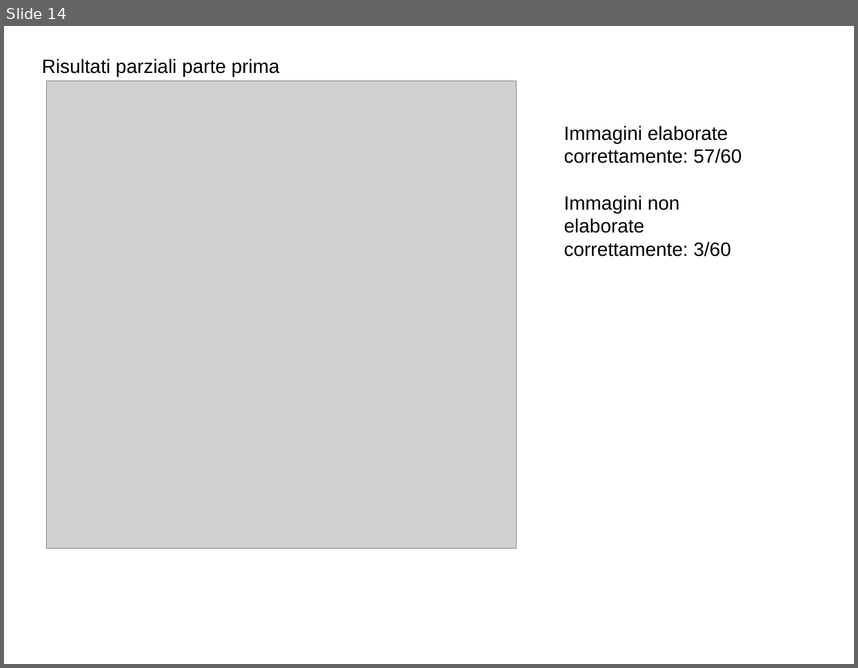
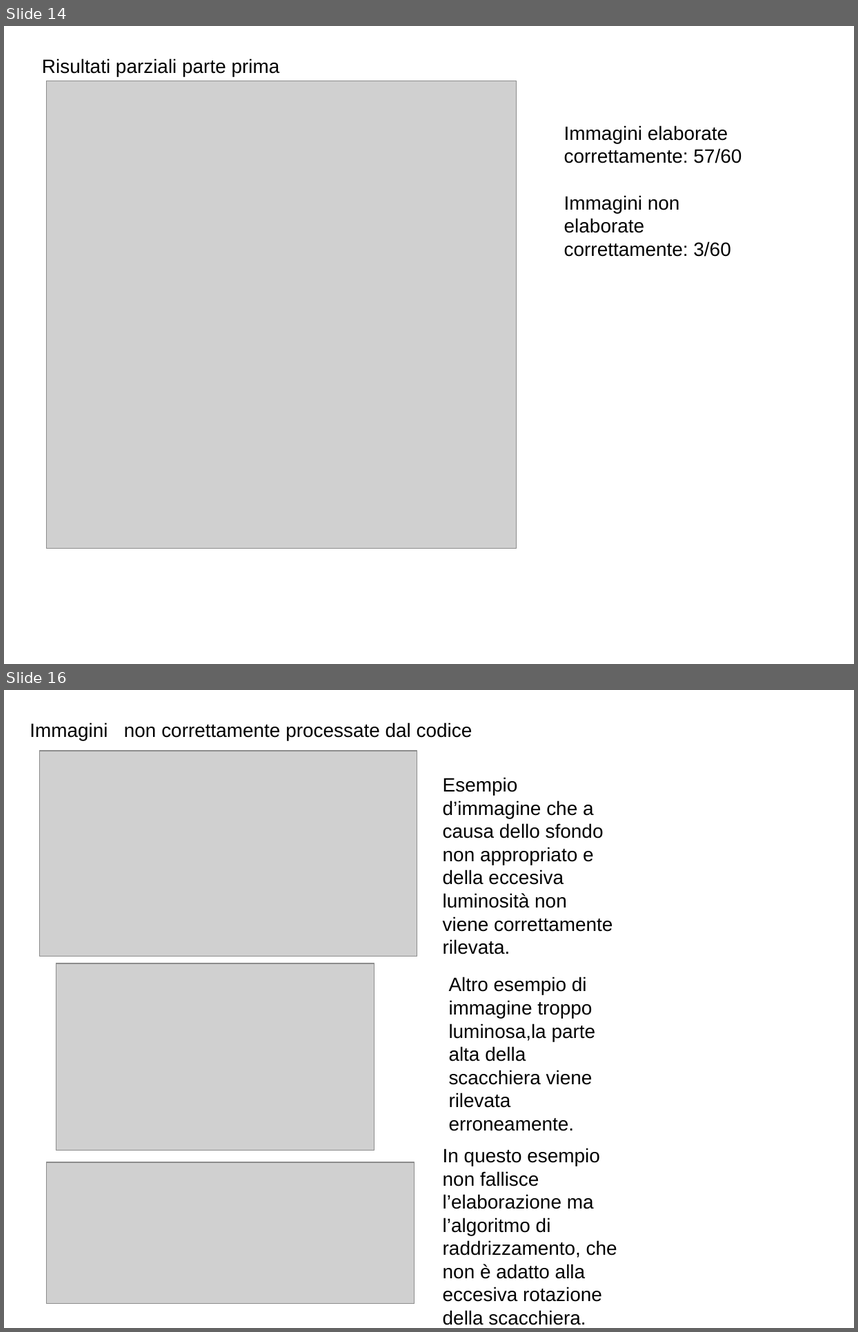
Before and after one commit to pietroparini2/chessProject, a slide deck: relazioneProgettoEI/presentazione.odp. Shown one above the other, each under a label of ours: slide 14 before the commit, slides 14 and 16 after it; the slides between them are not shown. The pictures are 858x668 and 858x1332 pixels, drawn with LibreOffice and Linux fonts; fonts in the diff are those of the drawing; grey boxes stand for pictures. Boxes give left, top, right and bottom in pixels: in the first picture for what was removed or moved away, otherwise in the second. Text is boxed around its words. In the diff, an @@ line names an element or a change of style, - is before the commit and + after.

```diff
--- a/relazioneProgettoEI/presentazione.odp
+++ b/relazioneProgettoEI/presentazione.odp
@@ slide 16 added at <box>4,690,854,1328</box>, background #FFFFFF @@
@@ text added at <box>30,722,473,740</box>, 18 pt, text #000000 @@
+Immagini non correttamente processate dal codice
@@ picture added at <box>39,751,417,957</box> @@
@@ text added at <box>443,777,613,954</box>, 18 pt, text #000000 @@
+Esempio d’immagine che a causa dello sfondo non appropriato e della eccesiva luminosità non viene correttamente rilevata.
@@ picture added at <box>56,963,375,1150</box> @@
@@ text added at <box>449,976,596,1131</box>, 18 pt, text #000000 @@
+Altro esempio di immagine troppo luminosa,la parte alta della scacchiera viene rilevata erroneamente.
@@ picture added at <box>46,1162,415,1303</box> @@
@@ text added at <box>443,1147,617,1325</box>, 18 pt, text #000000 @@
+In questo esempio non fallisce l’elaborazione ma l’algoritmo di raddrizzamento, che non è adatto alla eccesiva rotazione della scacchiera.
```
Also in this commit, not shown: 1 other slide added, 7 other files.
